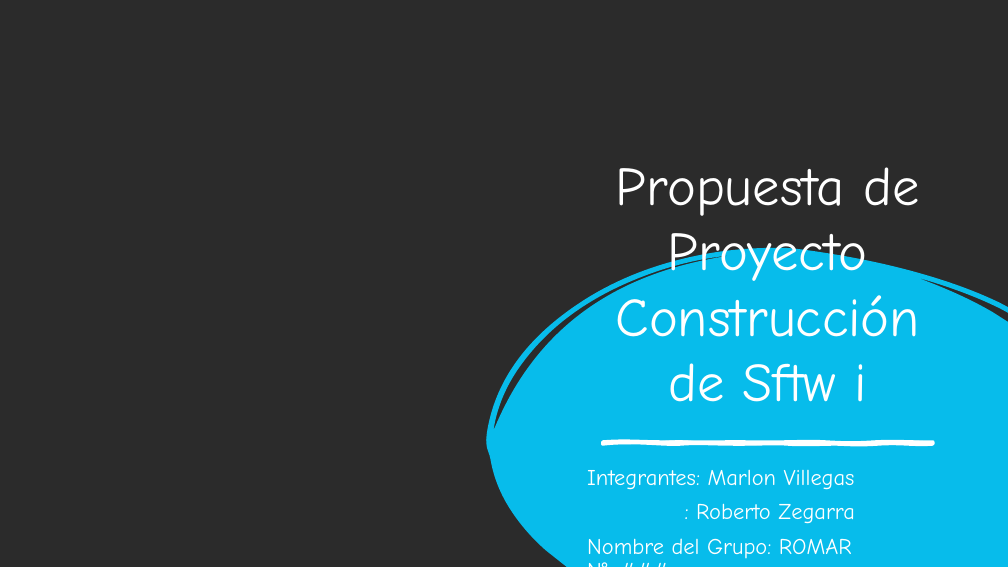
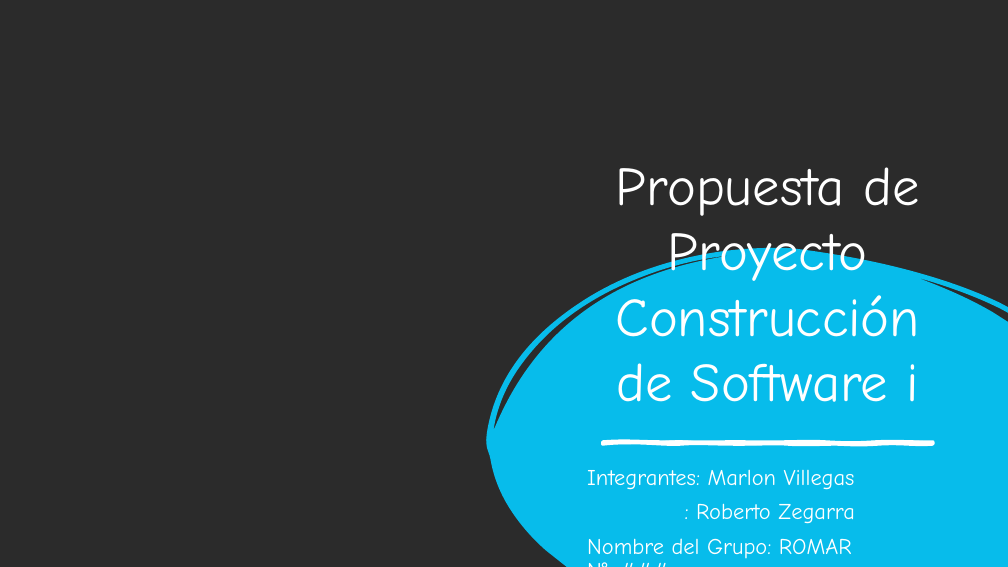
Before and after one commit to RobCarZeRe/PropuestaProyecto_Construccion_I, a slide deck: slide 1 of Propuesta de Proyecto.pptx. Drawn at 1008x567 pixels with LibreOffice and Linux fonts; fonts in the diff are those of the drawing; background and template pictures are left out; a plain dark background stands for a picture behind light text. Boxes give left, top, right and bottom in pixels: in the first picture for what was removed or moved away, otherwise in the second. Text is boxed around its words. In the diff, an @@ line names an element or a change of style, - is before the commit and + after.

```diff
--- a/Propuesta de Proyecto.pptx
+++ b/Propuesta de Proyecto.pptx
@@ title at <box>616,167,920,402</box>: text changed @@
-Propuesta de Proyecto
-Construcción de Sftw i
+Propuesta de Proyecto
+Construcción de Software i
```
Also in this commit, not shown: 1 other slide changed.
